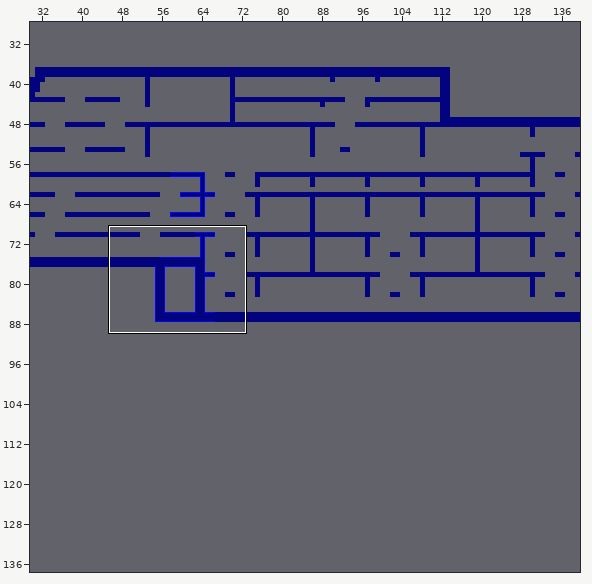
One commit to this Tiled map: public/map.tmx. Above, an overview of the earlier version with the close-up marked.
Close-up. The starting point:
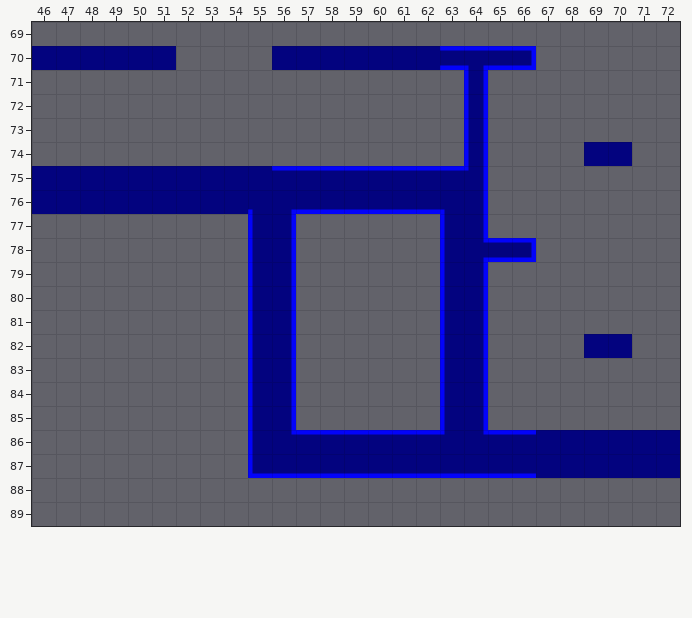
Cells are 32x32 px. Shown: x 46..72, y 69..89. The commit also changed other parts of the map, which this record leaves out.
Once edited:
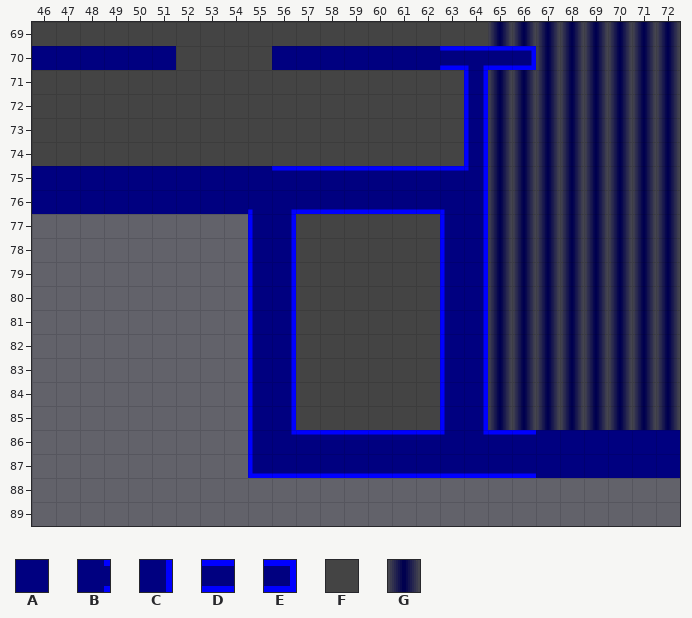
Key: from "tiles": A 0, B 2 turned 90, C 6 turned 90, D 11, E 12 turned 180, F 16, G 17.
_ is an empty cell.
Tiles replaced or removed in this view: A, B, D, E.
Tiles of an added or newly shown layer are drawn over the layers below it.
Change:
Changed rows in their new state; . is an unchanged cell.
layer "physics" opacity 97% -> 100%
Layer "background" (added):
first column x 46:
69 FFFFFFFFFFFFFFFFFFFGGGGGGGG
70 ......FFFF...........GGGGGG
71 FFFFFFFFFFFFFFFFFF.GGGGGGGG
72 FFFFFFFFFFFFFFFFFF.GGGGGGGG
73 FFFFFFFFFFFFFFFFFF.GGGGGGGG
74 FFFFFFFFFFFFFFFFFF.GGGGGGGG
75 ...................GGGGGGGG
76 ...................GGGGGGGG
77 ...........FFFFFF..GGGGGGGG
78 ...........FFFFFF..GGGGGGGG
79 ...........FFFFFF..GGGGGGGG
80 ...........FFFFFF..GGGGGGGG
81 ...........FFFFFF..GGGGGGGG
82 ...........FFFFFF..GGGGGGGG
83 ...........FFFFFF..GGGGGGGG
84 ...........FFFFFF..GGGGGGGG
85 ...........FFFFFF..GGGGGGGG
Layer "physics":
first column x 69:
74 __
first column x 64:
78 C__
first column x 69:
82 __
